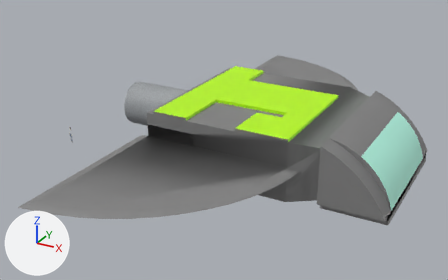
What one commit did to the FBX model data/ship.fbx.
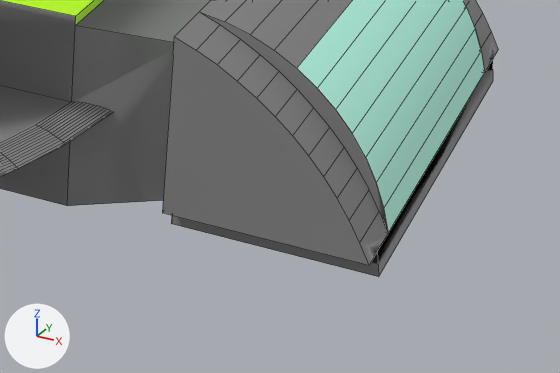
The first picture shows the older version from a camera (50 mm lens) standing at (17.32, -17.72, 10.56) and looking at (6.4, 2.12, 0.63). The close-ups show both versions on the part from 59% to 100% of the width and 48% to 92% of the height of that picture; other places that the commit changed are outside them. The lights are fixed; the arrows at lower left show +X, +Y and +Z. The close-ups show mesh edges as thin lines. Where no turn or scale is listed for an object, it has been applied to the vertices. Vertices at the same position are counted once.
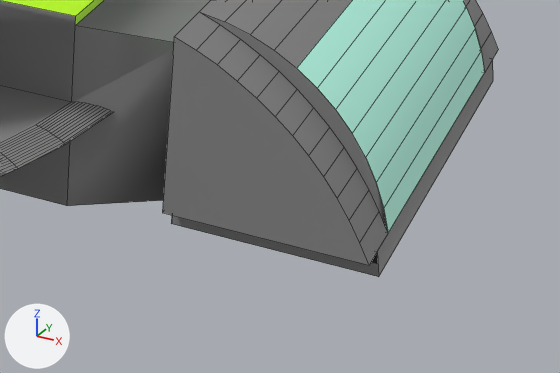
The newer file is also turned or shifted as a whole; pictures and numbers use the older file's frame.

Pixel boxes [x1, y1, x2, y2] of what changed, in the close-ups (560 x 373 px; the box of a moved part takes in the faces that stretch with it):
part 1 of me_mesh_005, moved or reshaped
    both: [200, 12, 498, 265]
part 2 of me_mesh_005, surface changed
    both: [93, 0, 493, 264]

The change, as a list of edits to the scene's bpy script:
```text
Change me_mesh_005:
    where me_mesh_005.from_pydata(...)  # 964 vertices, 843 faces, 14 loose edges; spans x 2.0..13.6, y -6.6..12.0, z 0.0..2.5
    used by ob_mesh6; location = (0.0, 0.0, 0.0)
    me_mesh_005 part 1
    10 faces are deleted
    6 loose edges are deleted
    6 loose edges are added
    6 new faces join them, mat_frontcolor (white #ffffff)
    4 new faces join them, mat_color_007 (grey #838383)
    me_mesh_005 part 2: 810 kept faces spanning x 2.0..13.6, y -6.6..12.0, z 0.0..2.5 get new texture (UV) coordinates
```
